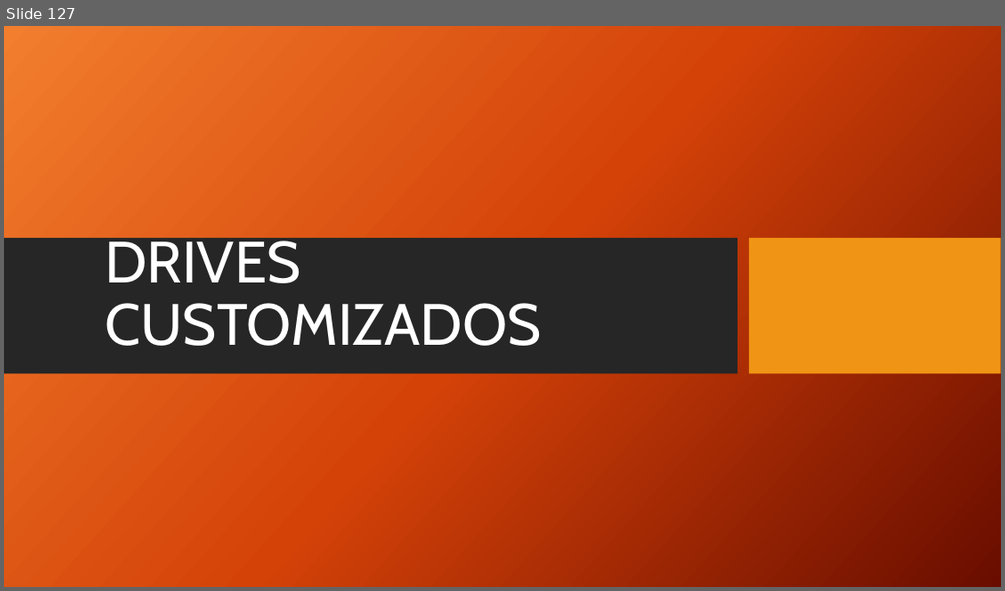
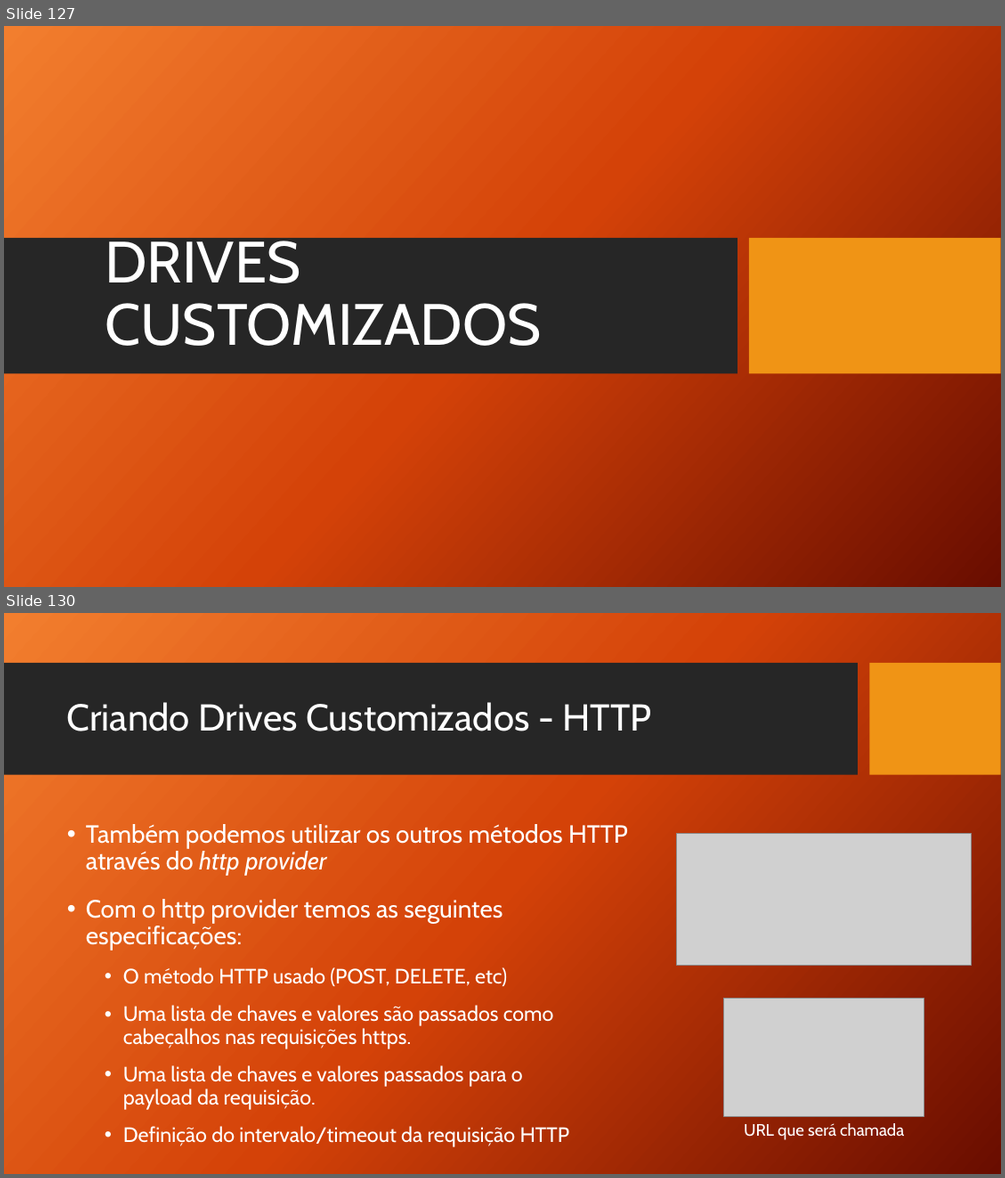
Before and after one commit to TCC-Chaos-Engineering/docs-chaos-engineering, a slide deck: docs/Chaos Engineering - Das Hipoteses aos Testes.pptx. Shown one above the other, each under a label of ours: slide 127 before the commit, slides 127 and 130 after it; the slides between them are not shown. The pictures are 1005x591 and 1005x1178 pixels, drawn with LibreOffice and Linux fonts; fonts in the diff are those of the drawing; grey boxes stand for pictures; background and template pictures are left out. Boxes give left, top, right and bottom in pixels: in the first picture for what was removed or moved away, otherwise in the second. Text is boxed around its words. In the diff, an @@ line names an element or a change of style, - is before the commit and + after.

Commit message:
Adiciona Criando Drives Customizados
Adiciona o subtópico: Criando Drives Customizados

```diff
--- a/docs/Chaos Engineering - Das Hipoteses aos Testes.pptx
+++ b/docs/Chaos Engineering - Das Hipoteses aos Testes.pptx
@@ slide 130 added at bbox=[4, 613, 1001, 1174], background picture (left out) @@
@@ rectangle added at bbox=[4, 663, 858, 775], fill #262626 @@
@@ rectangle added at bbox=[870, 663, 1001, 775], fill #F09415 @@
@@ title added at bbox=[67, 702, 651, 731], 36 pt, text #FFFFFF @@
+Criando Drives Customizados - HTTP
@@ text added at bbox=[86, 824, 628, 1147], 20 pt, text #FFFFFF @@
+• Também podemos utilizar os outros métodos HTTP através do http provider
+• Com o http provider temos as seguintes especificações:
+  • O método HTTP usado (POST, DELETE, etc)
+  • Uma lista de chaves e valores são passados como cabeçalhos nas requisições https.
+  • Uma lista de chaves e valores passados para o
+    payload da requisição.
+  • Definição do intervalo/timeout da requisição HTTP
@@ picture added at bbox=[677, 834, 971, 965] @@
@@ picture added at bbox=[724, 998, 924, 1116] @@
@@ text added at bbox=[744, 1123, 904, 1140], 16 pt, text #FFFFFF @@
+URL que será chamada
```
Also in this commit, not shown: 7 slides changed, 16 other slides added.
